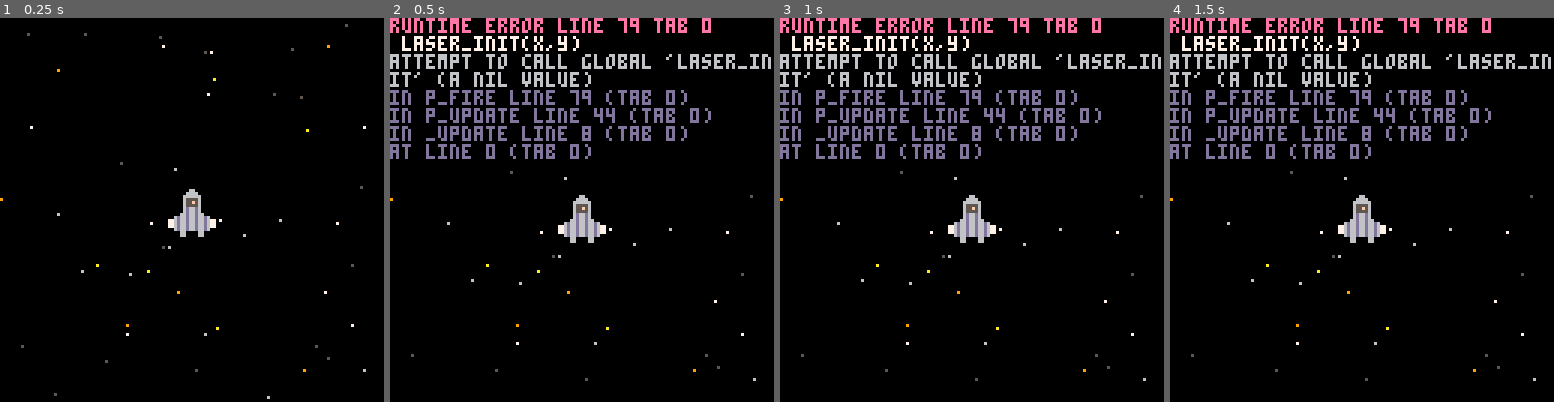
Above: before the commit, frames 1-4 (left to right).
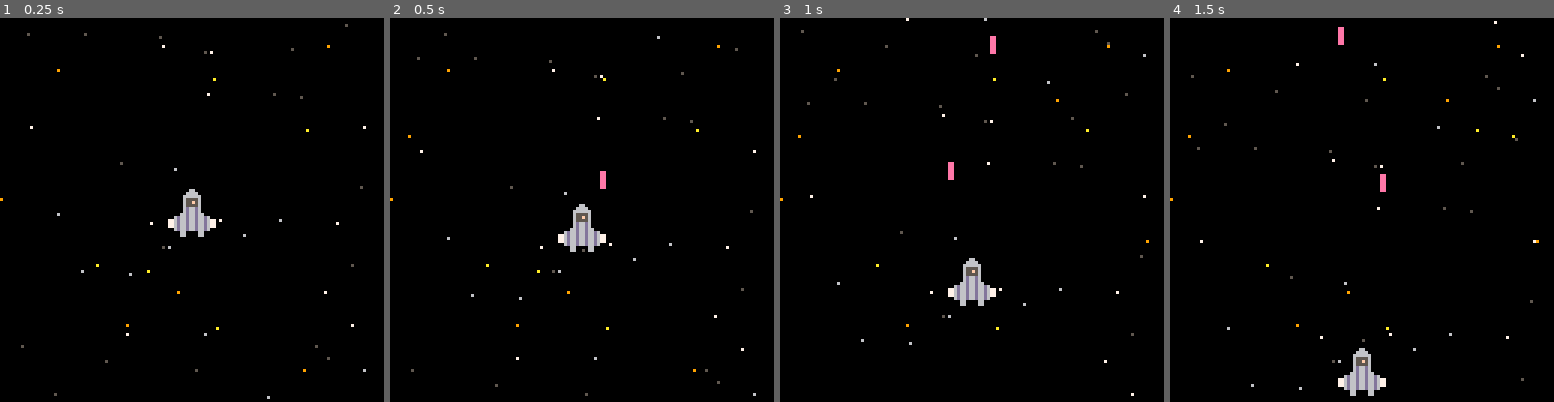
Above: after the commit, the same moments.

Repository: WJConnors/NothingCouldPossiblyGoWrong
Game: PICO-8 cartridge lastbreath.p8
Two runs of this game, one before a commit and one after it. Both use one fixed random seed, a clock stepped at 60 frames per second and the inputs below.
Inputs:
- Up to frame 1 (0.25 s): no input
- Up to frame 2 (0.5 s): tap X (X key) at 0.33 s
- Up to frame 3 (1 s): tap O (Z key) at 0.7 s
- Up to frame 4 (1.5 s): tap X (X key) at 1.07 s

Frame 1 is identical in both runs. In frame 2, 9.6% of the frame differs, in the area x 0-100%, y 0-99%; in frame 3, 11%; in frame 4, 10%.
Error before the commit: runtime error line 79 tab 0; laser_init(x,y); attempt to call global 'laser_init' (a nil value)

Commit message:
Added firing and laser logic

Diff:
--- a/lastbreath.p8
+++ b/lastbreath.p8
@@ -4,10 +4,12 @@
 function _init()
 	stars_init()
 	p_init()
+	lasers_init()
 end
 
 function _update()
 	stars_update()
+	lasers_update()
 	p_update()
 end
 
@@ -15,6 +17,7 @@
 	cls()
 	stars_draw()
 	p_draw()
+	lasers_draw()
 end
 
 function rndb(low,high)
@@ -33,18 +36,16 @@
 	p.fy=16
 	p.fxl=4
 	p.fxr=10
-	p.llx=1
-	p.lly=1
-	p.lrx=3
-	p.lry=3
-	p.ls=3
+	p.ly=4
+	p.llx=14
+	p.lrx=0
 end
 
 function p_update()
 	p.dy+=p.g
 
-	if (btn(4)) p_fire(0)
-	if (btn(5)) p_fire(1)
+	if (btnp(4)) p_fire(0)
+	if (btnp(5)) p_fire(1)
 
 	if btn(0) then
 		p.dy-=p.g*1.5
@@ -72,12 +73,11 @@
 
 function p_fire(side)
 	local x,y
+	y=p.y+p.ly
 	if side==0 then
-		x=p.llx
-		y=p.lly
+		x=p.x+p.lrx
 	else
-		x=p.lrx
-		y=p.lry
+		x=p.x+p.llx
 	end
 	laser_init(x,y)
 end
@@ -137,6 +137,32 @@
 		end
 	end
 end
+-->8
+function lasers_init()
+	lasers={}
+	lasspr=3
+	lasspd=3
+end
+
+function laser_init(x,y)
+	local laser={}
+	laser.x=x
+	laser.y=y
+	add(lasers,laser)
+end
+
+function lasers_update()
+	for l in all (lasers) do
+		l.y-=lasspd
+		if (l.y<-5) del(lasers,l)
+	end
+end
+
+function lasers_draw()
+	for l in all (lasers) do
+		spr(lasspr,l.x,flr(l.y))
+	end
+end
 __gfx__
 000000000000000660000000ee000000000000000004440000000000000000000000000000000000000000000000000000000000000000000000000000000000
 000000000000006666000000ee000000000000000044444000000000000000000000000000000000000000000000000000000000000000000000000000000000
